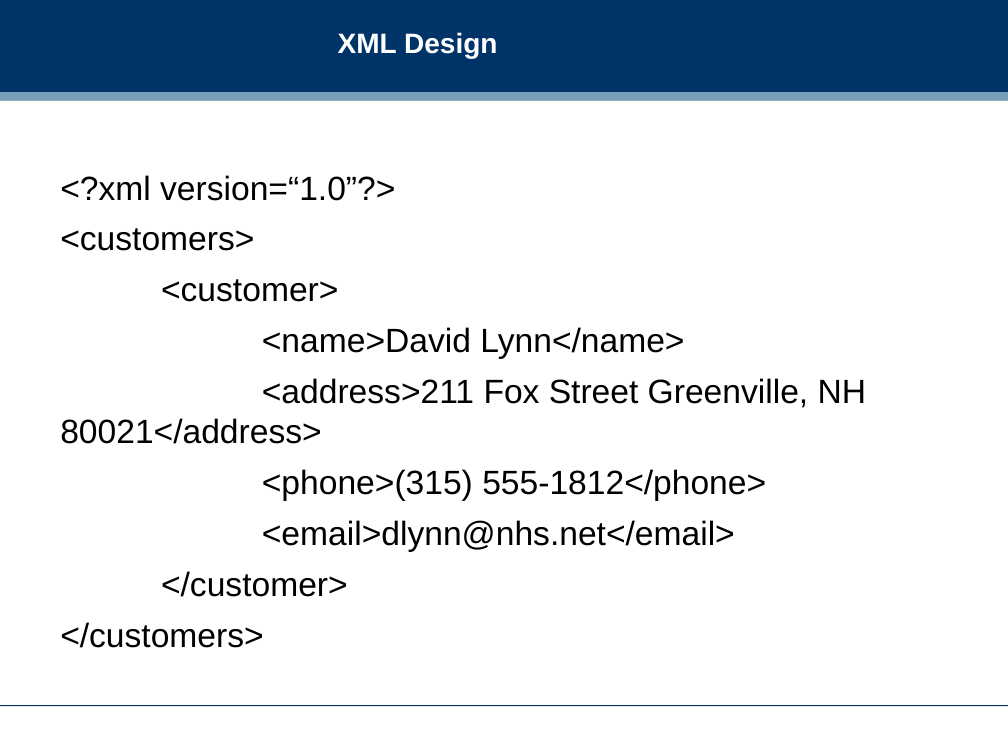
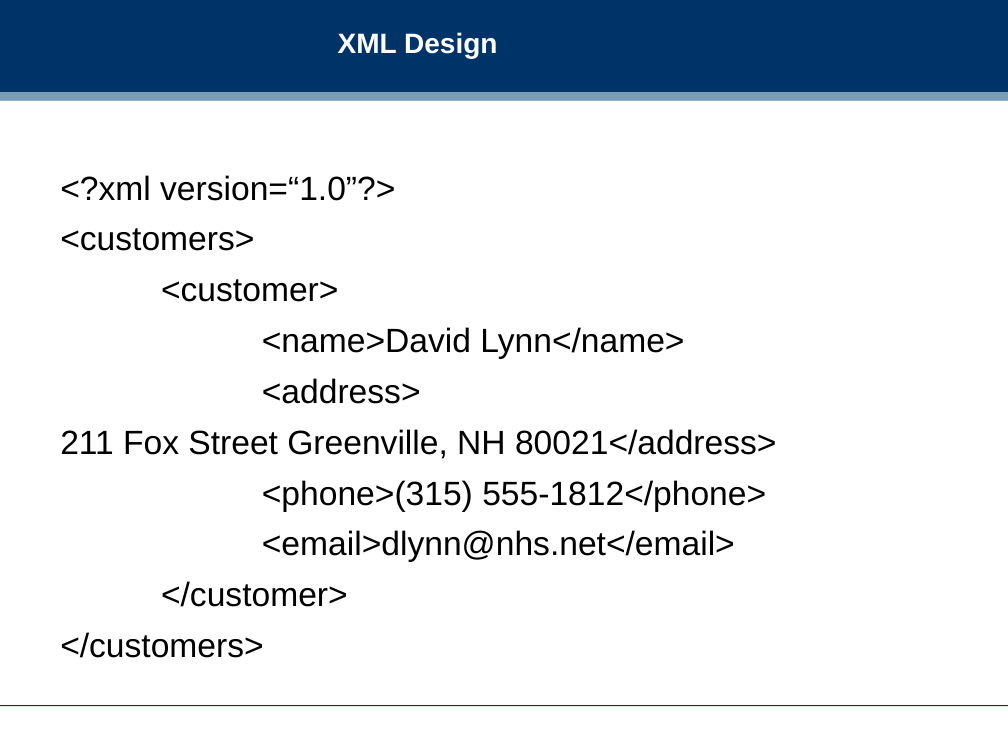
Before and after one commit to dreamind/ix, a slide deck: slide 16 of lectures/representing-data/xml.ppt. Drawn at 1008x756 pixels with LibreOffice and Linux fonts; fonts in the diff are those of the drawing; background and template pictures are left out. Boxes give left, top, right and bottom in pixels: in the first picture for what was removed or moved away, otherwise in the second. Text is boxed around its words. In the diff, an @@ line names an element or a change of style, - is before the commit and + after.

```diff
--- a/lectures/representing-data/xml.ppt
+++ b/lectures/representing-data/xml.ppt
@@ text at [60,378,777,459]: text changed @@
-<address>211 Fox Street Greenville, NH 80021</address>
+<address>
+211 Fox Street Greenville, NH 80021</address>
```
Also in this commit, not shown: 8 other slides changed, 5 slides added, 7 slides removed, 11 other files.
